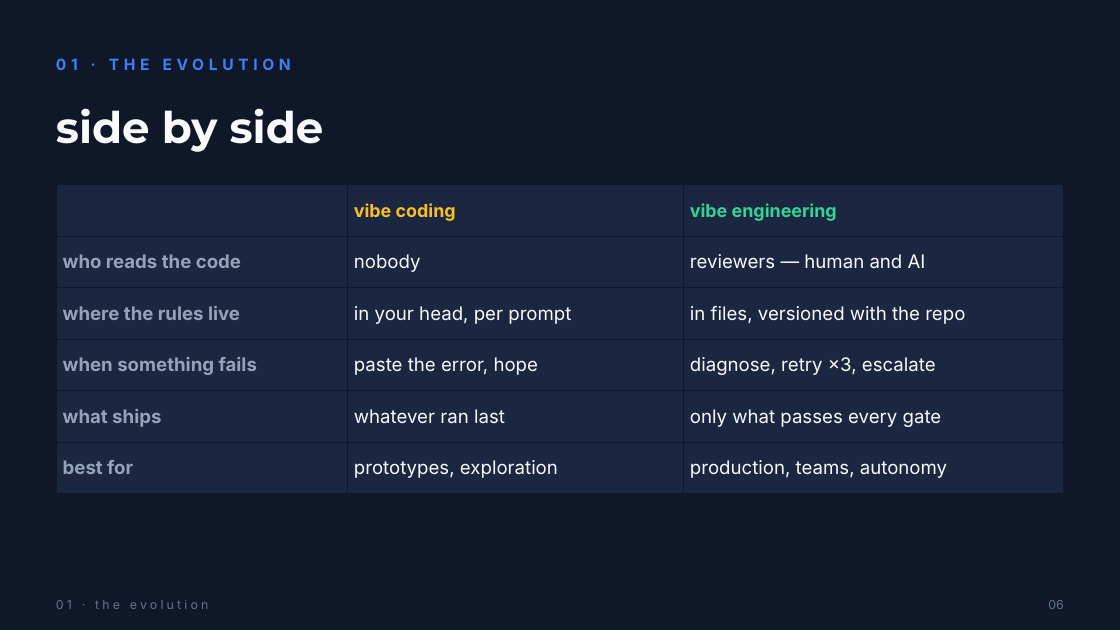
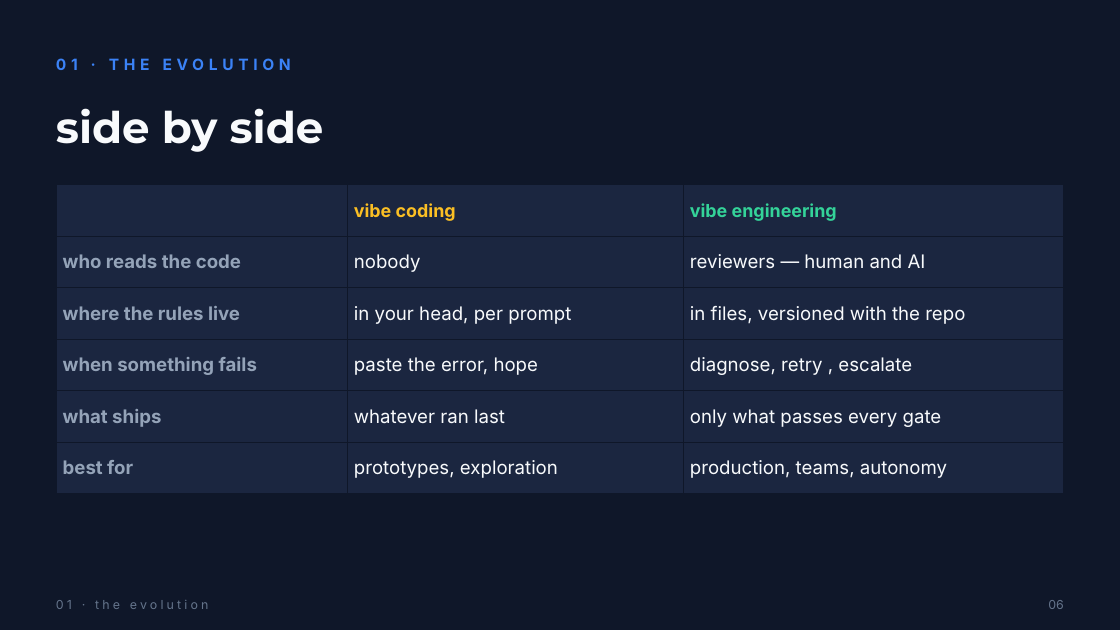
Before and after one commit to Bmbsolution/genai-demo, a slide deck: slide 6 of orchestrer-intelligence-gatherly.pptx. Drawn at 1120x630 pixels with LibreOffice and Linux fonts; fonts in the diff are those of the drawing. Boxes give left, top, right and bottom in pixels: in the first picture for what was removed or moved away, otherwise in the second. Text is boxed around its words. In the diff, an @@ line names an element or a change of style, - is before the commit and + after.

```diff
--- a/orchestrer-intelligence-gatherly.pptx
+++ b/orchestrer-intelligence-gatherly.pptx
@@ table at [56, 185, 1064, 494] @@
-row 4, column 3: diagnose, retry ×3, escalate
+row 4, column 3: diagnose, retry , escalate
```
Also in this commit, not shown: 1 other slide changed, 5 other files.
